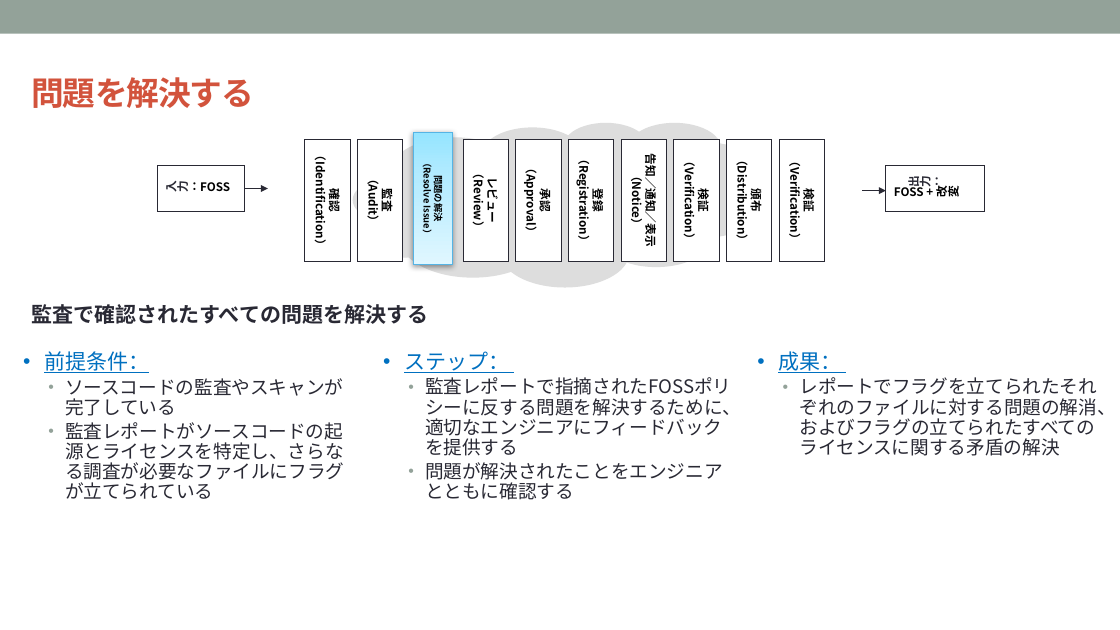
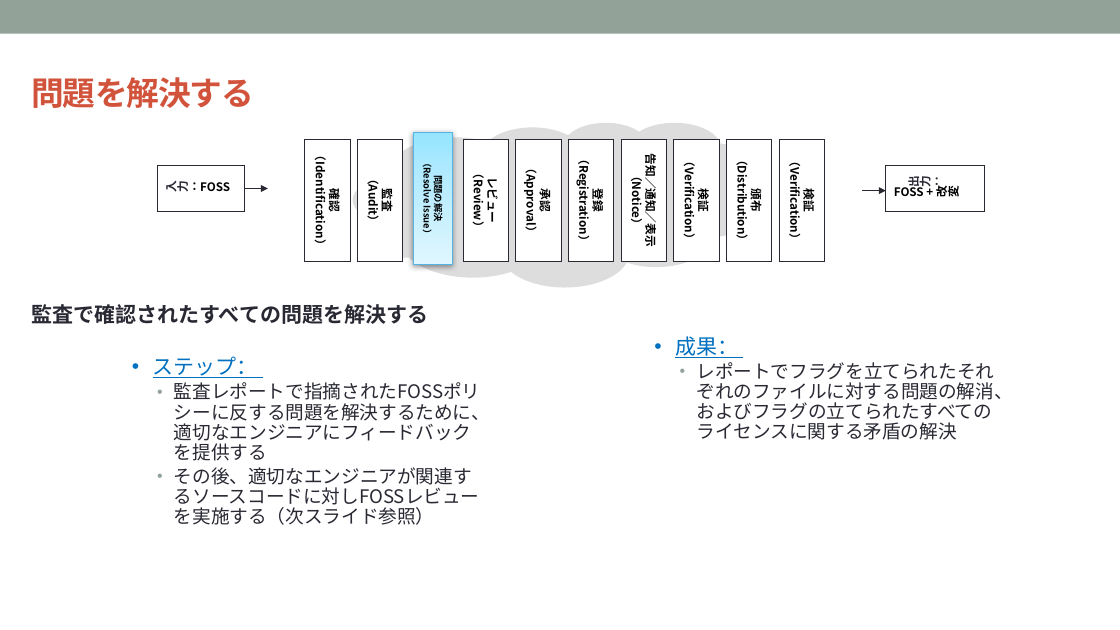
Before and after one commit to OpenChain-Project/Curriculum-Translation-JP, a slide deck: slide 61 of REVIEW/Version_for_v1.1/openchain-curriculum-for-1-1_JP_review_tani.pptx. Drawn at 1120x630 pixels with LibreOffice and Linux fonts; fonts in the diff are those of the drawing; background and template pictures are left out. Boxes give left, top, right and bottom in pixels: in the first picture for what was removed or moved away, otherwise in the second. Text is boxed around its words. In the diff, an @@ line names an element or a change of style, - is before the commit and + after.

```diff
--- a/REVIEW/Version_for_v1.1/openchain-curriculum-for-1-1_JP_review_tani.pptx
+++ b/REVIEW/Version_for_v1.1/openchain-curriculum-for-1-1_JP_review_tani.pptx
@@ text removed at box(44, 351, 344, 499) @@
-• 前提条件：
-  • ソースコードの監査やスキャンが完了している
-  • 監査レポートがソースコードの起源とライセンスを特定し、さらなる調査が必要なファイルにフラグが立てられている
@@ text "ステップ：": place and size @@
-text "ステップ：" at box(404, 351, 741, 500)
+text "ステップ：" at box(153, 356, 490, 525)
@@ text "成果：": place and size @@
-text "成果：" at box(778, 351, 1116, 456)
+text "成果：" at box(675, 336, 1013, 440)
@@ text at box(174, 467, 480, 525): text changed @@
-  • 問題が解決されたことをエンジニアとともに確認する
+  • その後、適切なエンジニアが関連するソースコードに対しFOSSレビューを実施する（次スライド参照）
```
Also in this commit, not shown: 8 other slides changed, 1 slide added, 1 slide removed.
